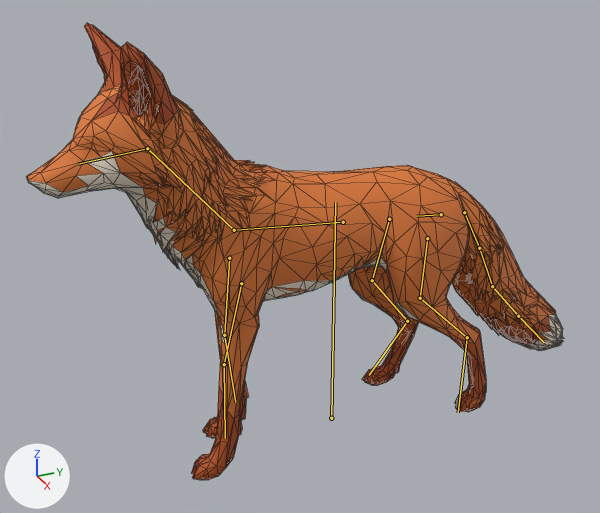
The glTF model packages/client/public/models/fox.glb as it was, and as the next commit left it.
The view is the same before and after, from a 50 mm camera at (2.49, -1.26, 1.96) aimed at (-0.06, -0.11, 0.68). The axes (+X, +Y, +Z) are drawn at lower left. The lights are the same throughout. The older version comes first. Both versions are drawn at frame 2 of the action 'jump'; the numbers are the values there. The bones that change, and the others that lie on the model, are drawn over the model as lines. Mesh edges are drawn as thin lines.

The first picture shows 'fox'.
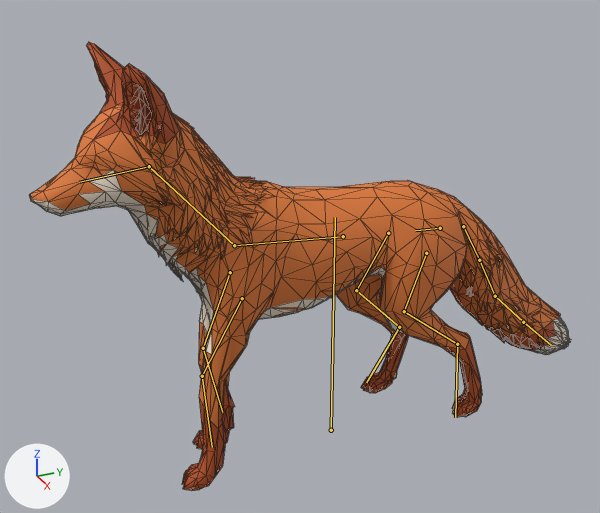
Changed parts and their boxes [x1, y1, x2, y2] in the pictures (600 x 513 px):
'fox', posed: before [27, 23, 565, 480]; after [29, 42, 571, 490]
bone 'root', root to tip: before (331, 418) to (335, 202); after (331, 430) to (335, 217)
bone 'frontupper.L', root to tip: before (229, 258) to (224, 335); after (230, 272) to (203, 348)
bone 'frontlower.L', root to tip: before (224, 335) to (235, 402); after (203, 348) to (222, 412)
bone 'frontupper.R', root to tip: before (241, 283) to (224, 364); after (242, 298) to (202, 376)
bone 'frontlower.R', root to tip: before (224, 364) to (225, 438); after (202, 376) to (212, 447)
bone 'tail.1', root to tip: before (464, 212) to (479, 248); after (463, 226) to (479, 260)
bone 'tail.2', root to tip: before (479, 248) to (492, 286); after (479, 260) to (495, 296)
bone 'backupper.L', root to tip: before (389, 219) to (372, 280); after (388, 233) to (356, 290)
bone 'backlower.L', root to tip: before (372, 280) to (407, 321); after (356, 290) to (399, 327)
bone 'backupper.R', root to tip: before (427, 238) to (420, 298); after (426, 253) to (404, 311)
bone 'backlower.R', root to tip: before (420, 298) to (467, 337); after (404, 311) to (457, 344)

Diff of the bpy script that builds the scene:
```diff
--- a/packages/client/public/models/fox.glb.py
+++ b/packages/client/public/models/fox.glb.py
@@ bone_root @@
 bone_root = bpy.data.objects['fox_rig'].pose.bones['root']
-bone_root.location = (0.0, -0.031, 0.0)
+bone_root.location = (0.0, -0.089, 0.0)
@@ bone_frontupper_l @@
 bone_frontupper_l = bpy.data.objects['fox_rig'].pose.bones['frontupper.L']  # child of 'spine'
-bone_frontupper_l.rotation_quaternion = (0.997, 0.076, 0.0, 0.0)  # degrees (9, 0, 0)
+bone_frontupper_l.rotation_quaternion = (0.976, 0.218, 0.0, 0.0)  # degrees (25, 0, 0)
@@ bone_frontlower_l @@
 bone_frontlower_l = bpy.data.objects['fox_rig'].pose.bones['frontlower.L']  # child of 'frontupper.L'
-bone_frontlower_l.rotation_quaternion = (0.995, -0.103, 0.0, 0.0)  # degrees (-12, 0, 0)
+bone_frontlower_l.rotation_quaternion = (0.956, -0.294, 0.0, 0.0)  # degrees (-34, 0, 0)
@@ bone_frontupper_r @@
 bone_frontupper_r = bpy.data.objects['fox_rig'].pose.bones['frontupper.R']  # child of 'spine'
-bone_frontupper_r.rotation_quaternion = (0.997, 0.076, 0.0, 0.0)  # degrees (9, 0, 0)
+bone_frontupper_r.rotation_quaternion = (0.976, 0.218, 0.0, 0.0)  # degrees (25, 0, 0)
@@ bone_frontlower_r @@
 bone_frontlower_r = bpy.data.objects['fox_rig'].pose.bones['frontlower.R']  # child of 'frontupper.R'
-bone_frontlower_r.rotation_quaternion = (0.995, -0.103, 0.0, 0.0)  # degrees (-12, 0, 0)
+bone_frontlower_r.rotation_quaternion = (0.956, -0.294, 0.0, 0.0)  # degrees (-34, 0, 0)
@@ bone_tail_1 @@
 bone_tail_1 = bpy.data.objects['fox_rig'].pose.bones['tail.1']  # child of 'hips'
-bone_tail_1.rotation_quaternion = (1.0, -0.007, 0.0, 0.0)  # degrees (-1, 0, 0)
+bone_tail_1.rotation_quaternion = (1.0, -0.027, 0.0, 0.0)  # degrees (-3, 0, 0)
@@ bone_tail_2 @@
 bone_tail_2 = bpy.data.objects['fox_rig'].pose.bones['tail.2']  # child of 'tail.1'
-bone_tail_2.rotation_quaternion = (1.0, -0.004, 0.0, 0.0)  # degrees (0, 0, 0)
+bone_tail_2.rotation_quaternion = (1.0, -0.014, 0.0, 0.0)  # degrees (-2, 0, 0)
@@ bone_backupper_l @@
 bone_backupper_l = bpy.data.objects['fox_rig'].pose.bones['backupper.L']  # child of 'hips'
-bone_backupper_l.rotation_quaternion = (0.997, 0.076, 0.0, 0.0)  # degrees (9, 0, 0)
+bone_backupper_l.rotation_quaternion = (0.976, 0.218, 0.0, 0.0)  # degrees (25, 0, 0)
@@ bone_backlower_l @@
 bone_backlower_l = bpy.data.objects['fox_rig'].pose.bones['backlower.L']  # child of 'backupper.L'
-bone_backlower_l.rotation_quaternion = (0.995, -0.103, 0.0, 0.0)  # degrees (-12, 0, 0)
+bone_backlower_l.rotation_quaternion = (0.956, -0.294, 0.0, 0.0)  # degrees (-34, 0, 0)
@@ bone_backupper_r @@
 bone_backupper_r = bpy.data.objects['fox_rig'].pose.bones['backupper.R']  # child of 'hips'
-bone_backupper_r.rotation_quaternion = (0.997, 0.076, 0.0, 0.0)  # degrees (9, 0, 0)
+bone_backupper_r.rotation_quaternion = (0.976, 0.218, 0.0, 0.0)  # degrees (25, 0, 0)
@@ bone_backlower_r @@
 bone_backlower_r = bpy.data.objects['fox_rig'].pose.bones['backlower.R']  # child of 'backupper.R'
-bone_backlower_r.rotation_quaternion = (0.995, -0.103, 0.0, 0.0)  # degrees (-12, 0, 0)
+bone_backlower_r.rotation_quaternion = (0.956, -0.294, 0.0, 0.0)  # degrees (-34, 0, 0)
```
